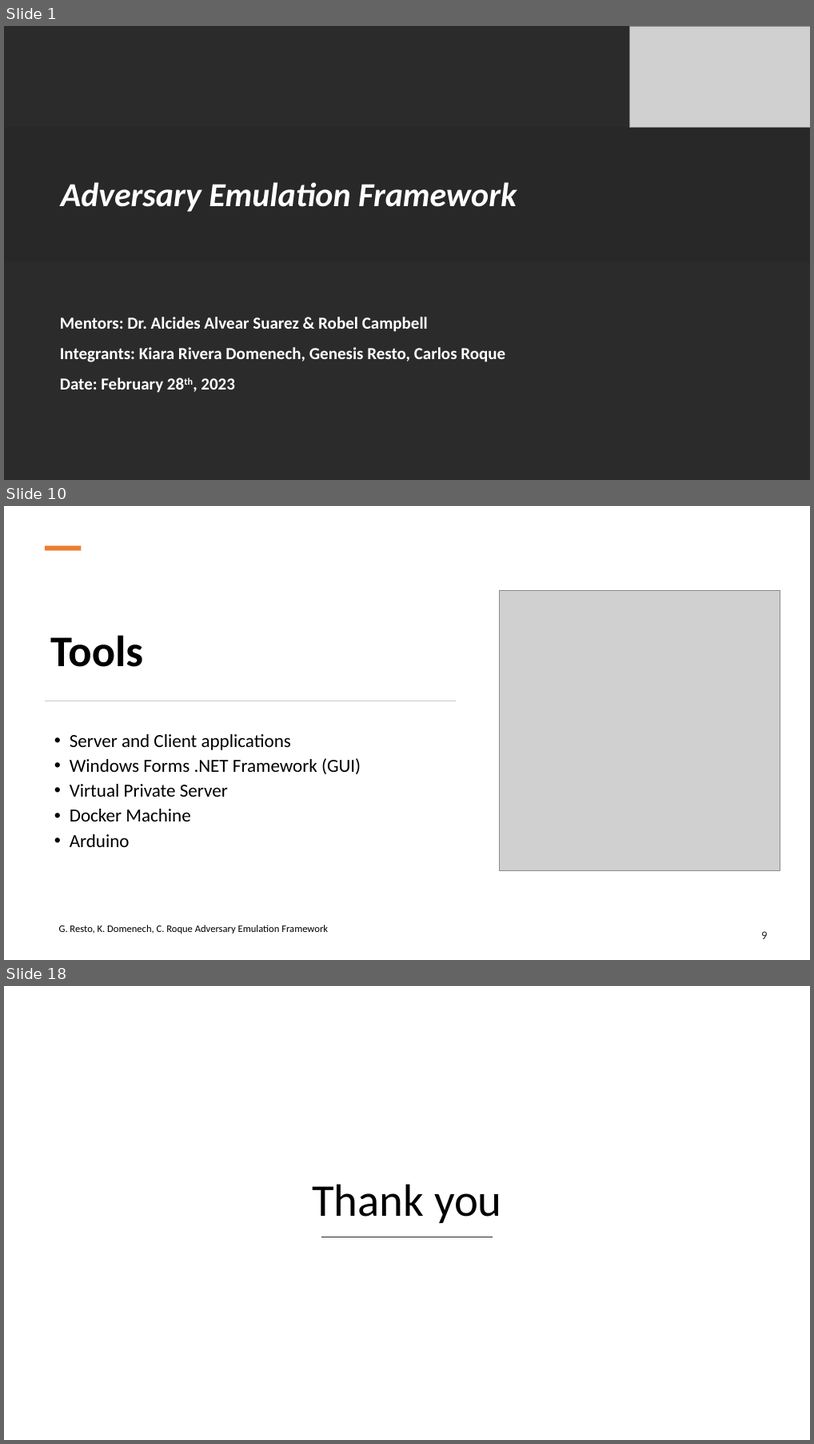
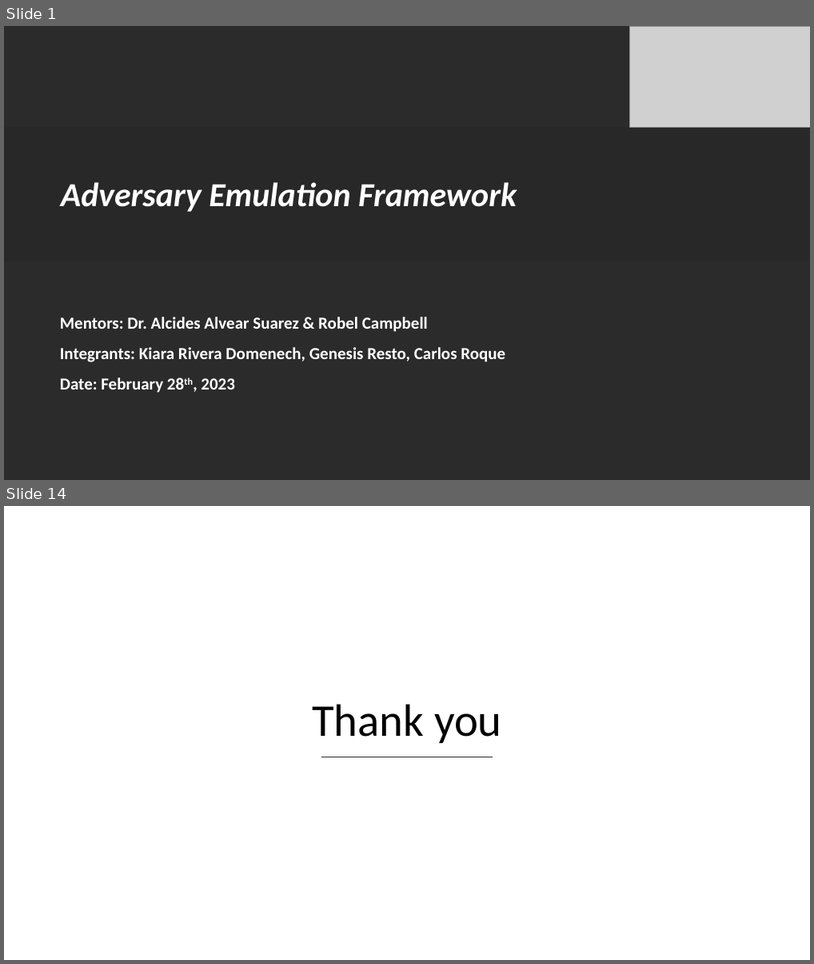
Before and after one commit to racoten/Capstone, a slide deck: Design/Capstone Final Presentation.pptx. Shown one above the other, each under a label of ours: slides 1, 10 and 18 before the commit, slides 1 and 14 after it; the slides between them are not shown. The pictures are 814x1444 and 814x964 pixels, drawn with LibreOffice and Linux fonts; fonts in the diff are those of the drawing; grey boxes stand for pictures; background and template pictures are left out; a plain dark background stands for a picture behind light text. Boxes give left, top, right and bottom in pixels: in the first picture for what was removed or moved away, otherwise in the second. Text is boxed around its words. In the diff, an @@ line names an element or a change of style, - is before the commit and + after.

```diff
--- a/Design/Capstone Final Presentation.pptx
+++ b/Design/Capstone Final Presentation.pptx
@@ slide 10 removed at box(4, 506, 810, 960), background #FFFFFF @@
@@ rectangle removed at box(45, 546, 81, 551) @@
@@ picture removed at box(500, 590, 780, 870) @@
@@ title removed at box(50, 635, 143, 667) @@
-Tools
@@ rectangle removed at box(45, 700, 457, 701) @@
@@ text removed at box(70, 734, 361, 847) @@
-• Server and Client applications
-• Windows Forms .NET Framework (GUI)
-• Virtual Private Server
-• Docker Machine
-• Arduino
@@ text removed at box(59, 924, 328, 933) @@
-G. Resto, K. Domenech, C. Roque Adversary Emulation Framework
@@ text removed at box(762, 931, 767, 939) @@
-9
@@ what was slide 18 is now slide 14 @@
```
Also in this commit, not shown: 5 slides changed, 7 slides added, 10 other slides removed, 7 other files.
